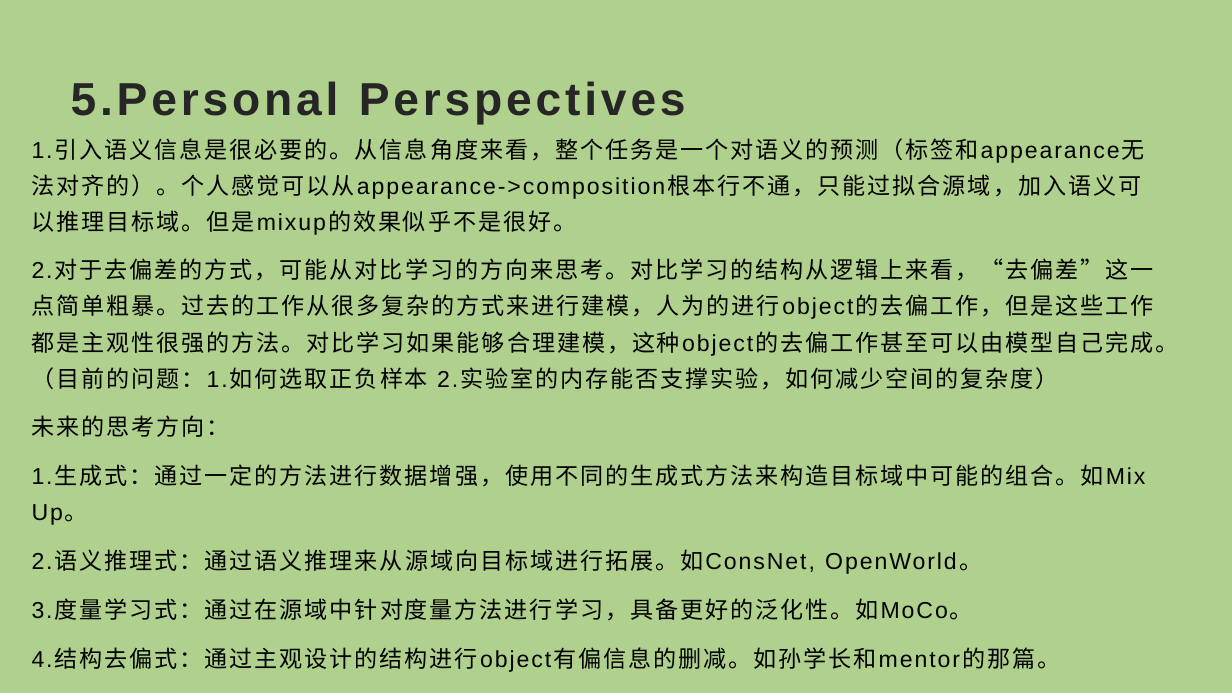
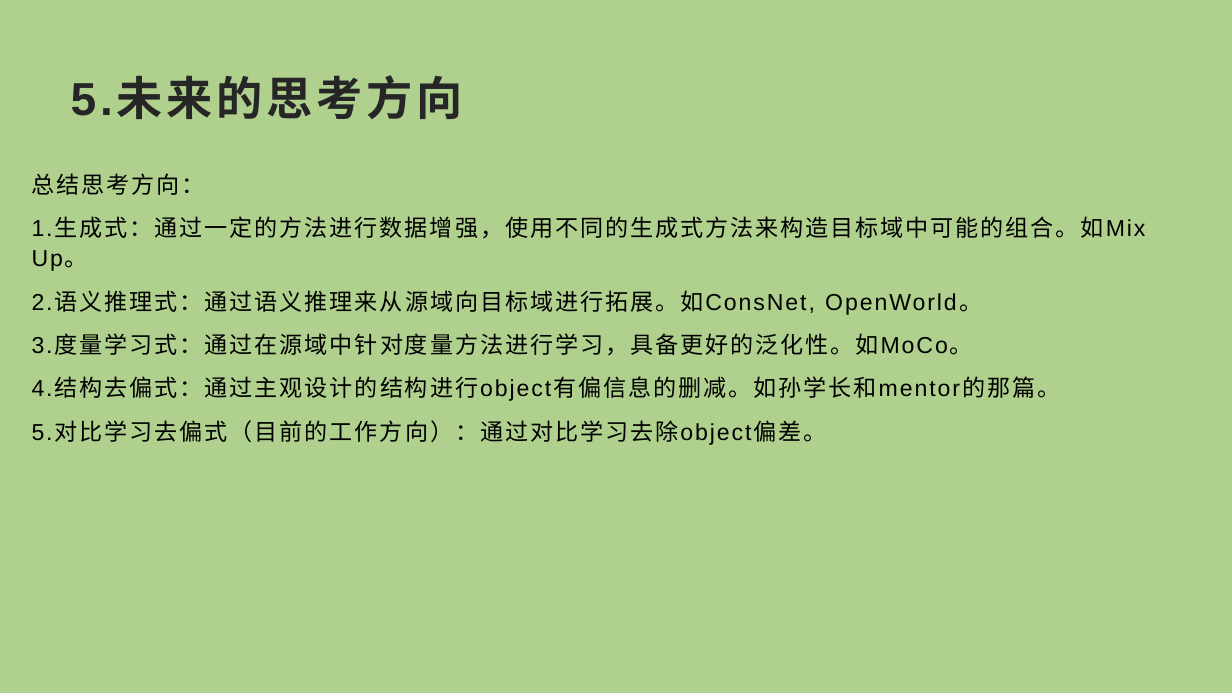
Before and after one commit to Randle-Github/paper-video-action-recognition, a slide deck: slide 13 of compositional action recognition survey.pptx. Drawn at 1232x693 pixels with LibreOffice and Linux fonts; fonts in the diff are those of the drawing. Boxes give left, top, right and bottom in pixels: in the first picture for what was removed or moved away, otherwise in the second. Text is boxed around its words. In the diff, an @@ line names an element or a change of style, - is before the commit and + after.

```diff
--- a/compositional action recognition survey.pptx
+++ b/compositional action recognition survey.pptx
@@ title at (x1=71, y1=79, x2=463, y2=119): text changed @@
-5.Personal Perspectives
+5.未来的思考方向
@@ text at (x1=32, y1=173, x2=205, y2=195): text changed @@
-1.引入语义信息是很必要的。从信息角度来看，整个任务是一个对语义的预测（标签和appearance无法对齐的）。个人感觉可以从appearance->composition根本行不通，只能过拟合源域，加入语义可以推理目标域。但是mixup的效果似乎不是很好。
-2.对于去偏差的方式，可能从对比学习的方向来思考。对比学习的结构从逻辑上来看，“去偏差”这一点简单粗暴。过去的工作从很多复杂的方式来进行建模，人为的进行object的去偏工作，但是这些工作都是主观性很强的方法。对比学习如果能够合理建模，这种object的去偏工作甚至可以由模型自己完成。（目前的问题：1.如何选取正负样本 2.实验室的内存能否支撑实验，如何减少空间的复杂度）
-未来的思考方向：
+总结思考方向：
@@ text at (x1=32, y1=218, x2=1146, y2=401): line spacing 1.3 to 1.1 @@
@@ text at (x1=32, y1=421, x2=827, y2=445): paragraph added @@
+5.对比学习去偏式（目前的工作方向）：通过对比学习去除object偏差。
```
Also in this commit, not shown: 9 other slides changed, 5 slides removed, 4 other files.
